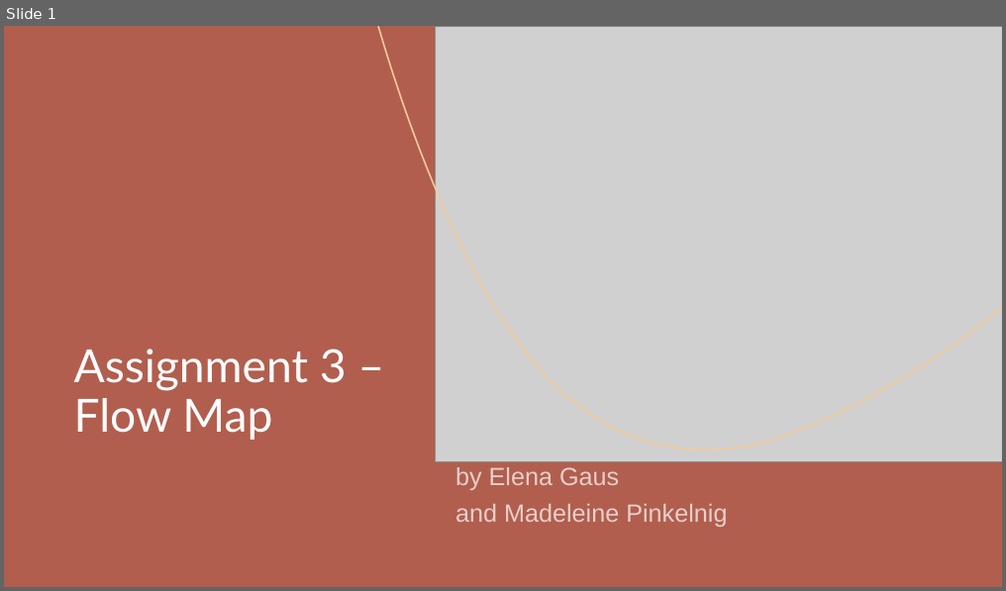
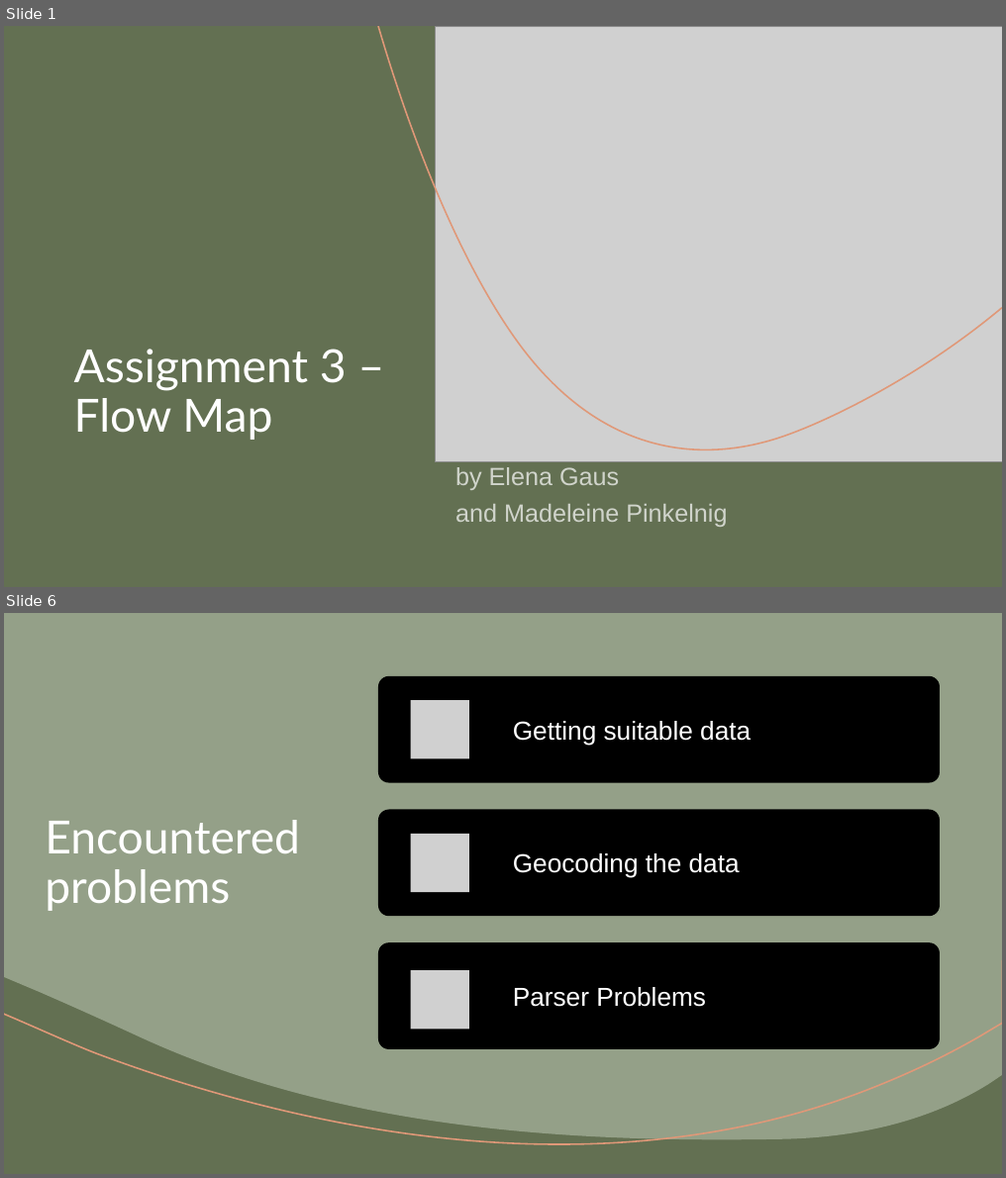
Before and after one commit to MadeByMel/geovisualisation, a slide deck: project_presentation.pptx. Shown one above the other, each under a label of ours: slide 1 before the commit, slides 1 and 6 after it; the slides between them are not shown. The pictures are 1006x591 and 1006x1178 pixels, drawn with LibreOffice and Linux fonts; fonts in the diff are those of the drawing; grey boxes stand for pictures. Boxes give left, top, right and bottom in pixels: in the first picture for what was removed or moved away, otherwise in the second. Text is boxed around its words. In the diff, an @@ line names an element or a change of style, - is before the commit and + after.

```diff
--- a/project_presentation.pptx
+++ b/project_presentation.pptx
@@ slide 6 added at box(4, 613, 1002, 1174), background #637052; not listed: 3 template elements that a slide beside it also shows @@
@@ rectangle added at box(4, 613, 1002, 1174), fill #637052 @@
@@ freeform shape added at box(4, 613, 1002, 1140), fill #94A088 @@
@@ freeform shape added at box(4, 613, 1002, 1174), outline #E09878 1.5 pt @@
@@ title added at box(45, 820, 300, 911), 44 pt, text #FFFFFF @@
+Encountered problems
@@ group added at box(378, 676, 940, 1051): 3 rounded rectangles, 3 pictures, 3 texts @@
+Getting suitable data
+Geocoding the data
+Parser Problems
@@ slide 1 changed as well @@
@@ background #B15E4E to #637052 @@
@@ rectangle at box(4, 26, 1002, 587): fill #B15E4E to #637052 @@
@@ freeform shape at box(378, 26, 1002, 451): outline #F4CB99 1.5 pt to #E09878 1.5 pt @@
@@ freeform shape at box(4, 82, 41, 216): fill #C5B096 to #E48312 @@
@@ freeform shape at box(602, 529, 963, 587): outline #A9AEA7 1 pt to #9B8357 1 pt @@
@@ freeform shape at box(672, 537, 1002, 587): fill #3B4345 to #94A088 @@
```
Also in this commit, not shown: 3 other slides changed, 3 other slides added, 3 slides removed.
